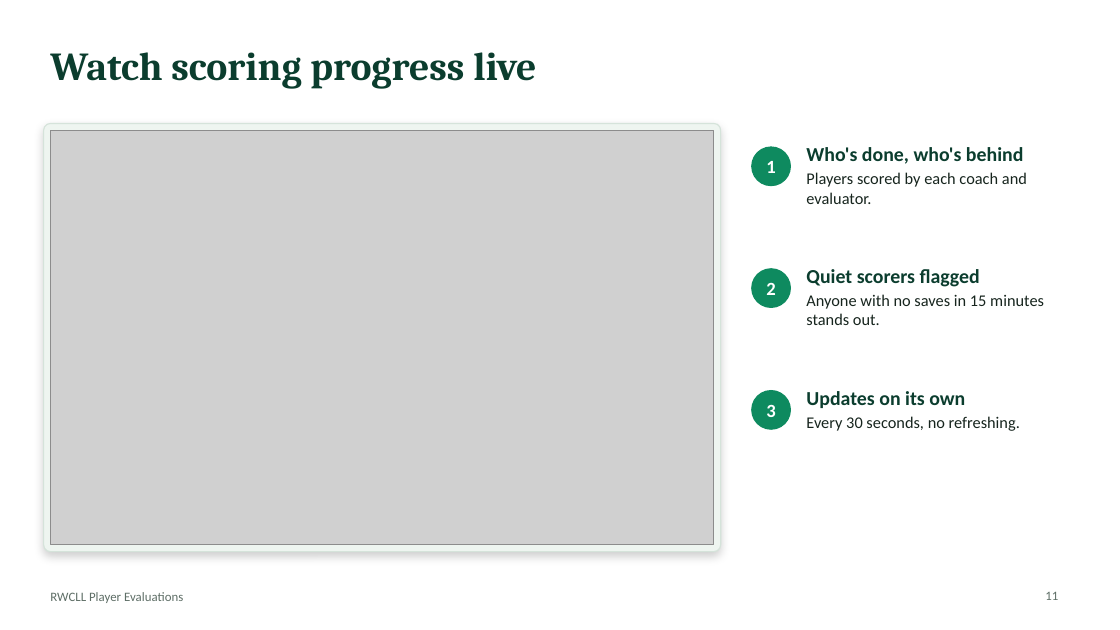
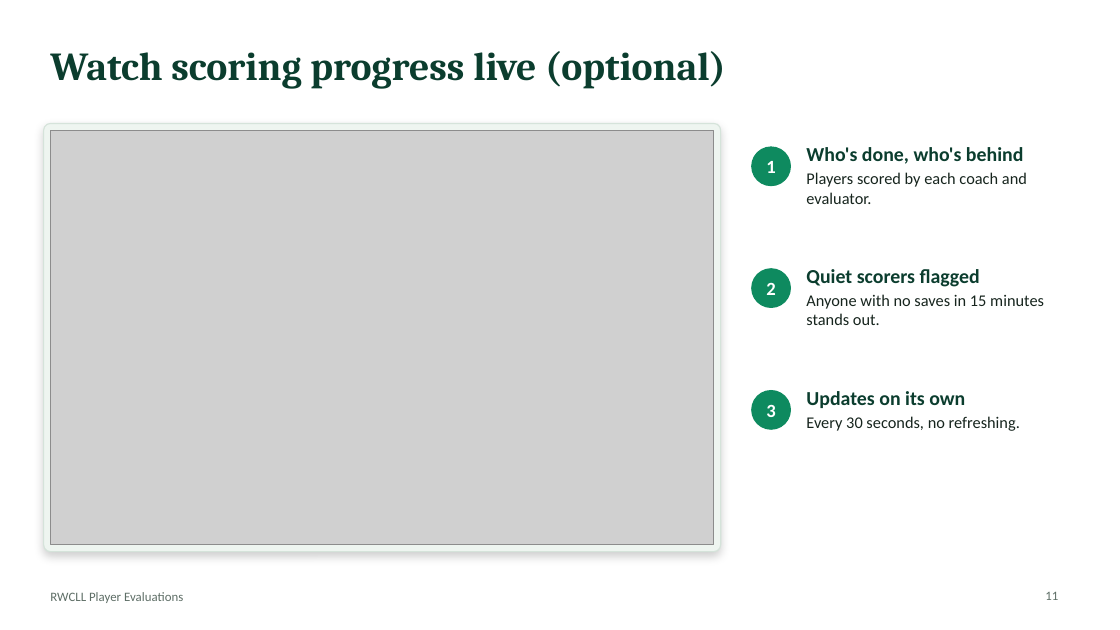
Before and after one commit to rwclldb/rwcll-player-evaluations, a slide deck: slide 11 of docs/board-demo/RWCLL-Player-Evaluations-Board.pptx. Drawn at 1120x630 pixels with LibreOffice and Linux fonts; fonts in the diff are those of the drawing; grey boxes stand for pictures. Boxes give left, top, right and bottom in pixels: in the first picture for what was removed or moved away, otherwise in the second. Text is boxed around its words. In the diff, an @@ line names an element or a change of style, - is before the commit and + after.

```diff
--- a/docs/board-demo/RWCLL-Player-Evaluations-Board.pptx
+++ b/docs/board-demo/RWCLL-Player-Evaluations-Board.pptx
@@ title at <box>50,51,726,89</box>: text changed @@
-Watch scoring progress live
+Watch scoring progress live (optional)
```
Also in this commit, not shown: 5 other slides changed, 1 other file.
